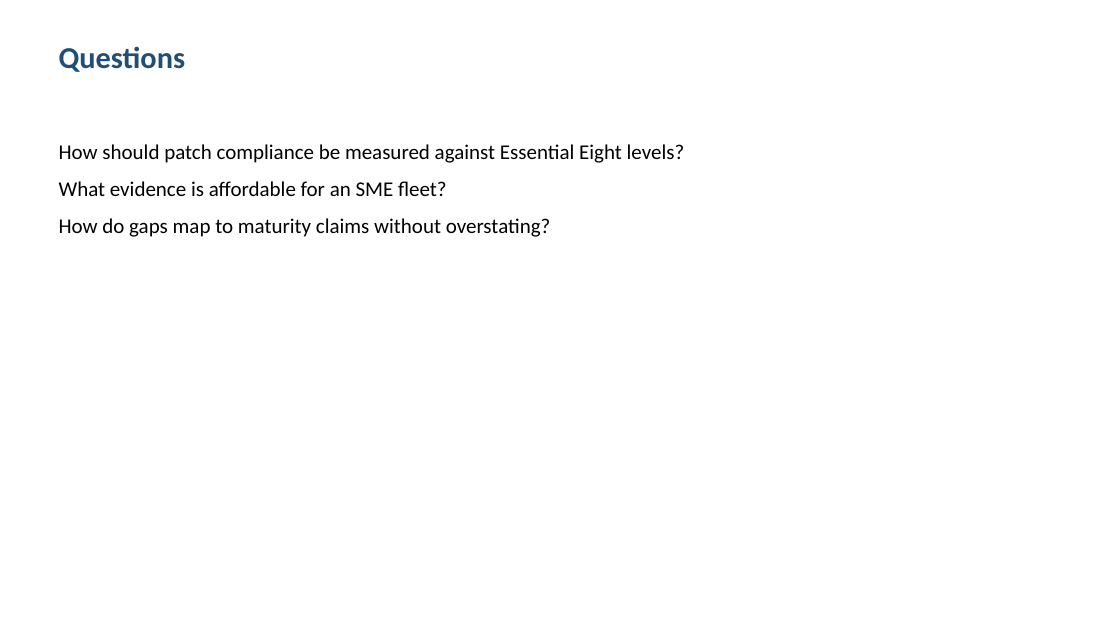
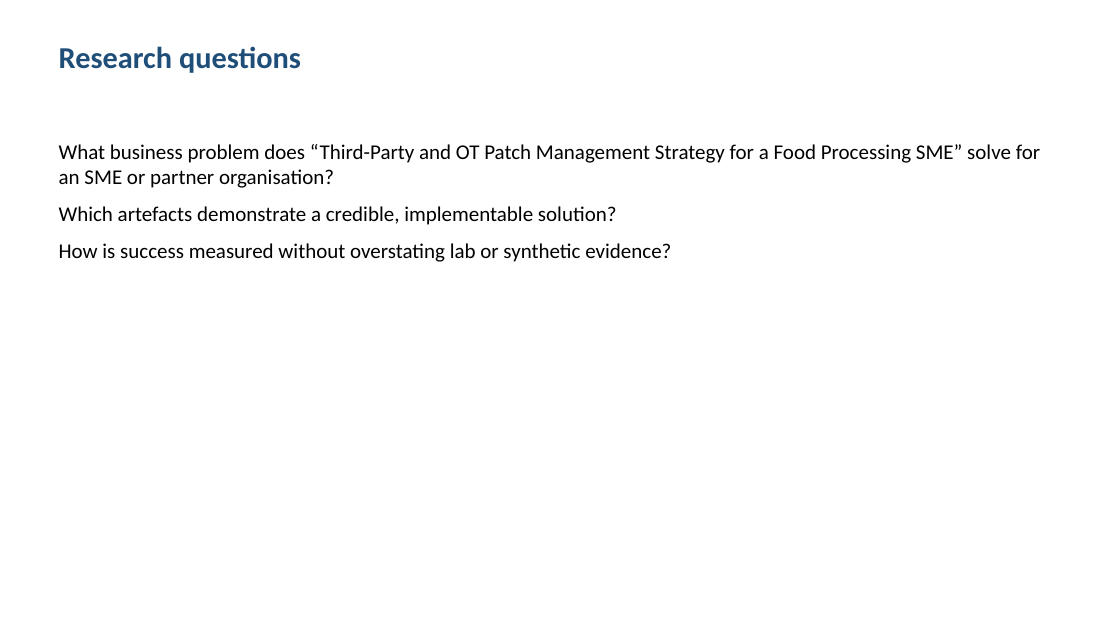
Before and after one commit to shohrabniaz/ot-thirdparty-patch-strategy, a slide deck: slide 2 of Final_Submission/02_Presentation.pptx. Drawn at 1120x630 pixels with LibreOffice and Linux fonts; fonts in the diff are those of the drawing. Boxes give left, top, right and bottom in pixels: in the first picture for what was removed or moved away, otherwise in the second. Text is boxed around its words. In the diff, an @@ line names an element or a change of style, - is before the commit and + after.

```diff
--- a/Final_Submission/02_Presentation.pptx
+++ b/Final_Submission/02_Presentation.pptx
@@ text at <box>59,46,301,73</box>: text changed @@
-Questions
+Research questions
@@ text at <box>59,144,1040,262</box>: text changed @@
-How should patch compliance be measured against Essential Eight levels?
-What evidence is affordable for an SME fleet?
-How do gaps map to maturity claims without overstating?
+What business problem does “Third-Party and OT Patch Management Strategy for a Food Processing SME” solve for an SME or partner organisation?
+Which artefacts demonstrate a credible, implementable solution?
+How is success measured without overstating lab or synthetic evidence?
```
Also in this commit, not shown: 3 other slides changed, 12 other files.
